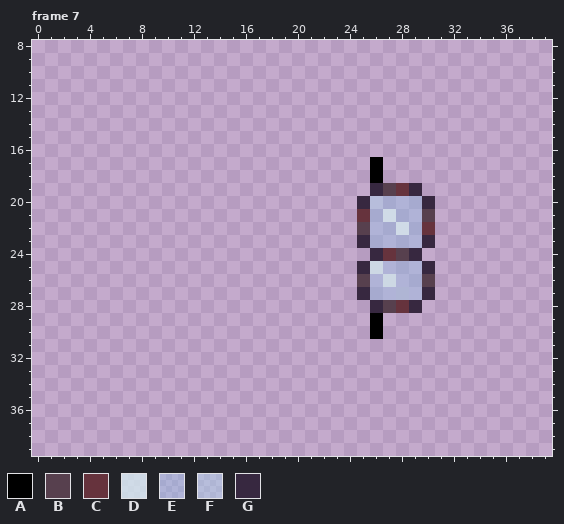
One commit to this pixel-art file: public/assets/graphics/snek-wearables.ase. The picture above was drawn from the file before the commit.
48x48 pixels, 23 frames. Colours within 5 levels of each other are drawn and written as one. Shown: frame 7: x 0..39, y 8..39. The commit also changed other frames, which this record leaves out.
Palette (. is transparent): A #000000  B #57404e  C #66333d  D #d3e8eeca  E #86c7ee53  F #a6d5ee6f  G #372840
Once edited:
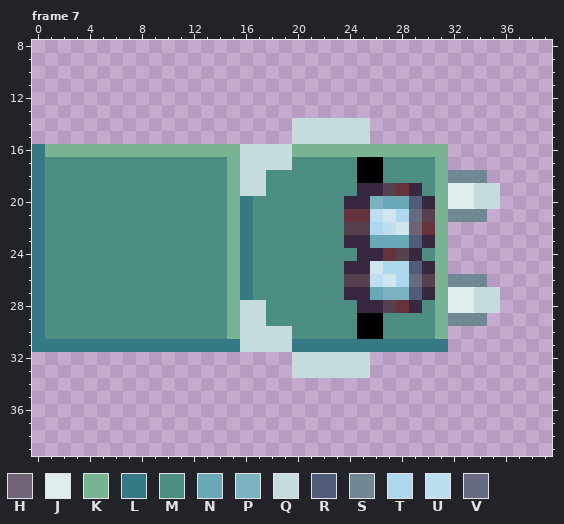
Colours new in this view: H #706376  J #dfeded  K #78b392  L #357985  M #4c8f82  N #68a8b7  P #7bb2c0  Q #c6dbde  R #505b78  S #728794  T #aed8ee  U #bcdeee  V #666b82
Log entry: turn off wearables (for now)
From old to new:
layer "head" now shown
@@ palette @@
-D #d3e8eeca
+D #d0e6ee
--- frame 7, layers "Layer 1", "head"
@@ x 0..39 @@
 13 ........................................
-14 ........................................
-15 ........................................
-16 ........................................
-17 ..........................A.............
-18 ..........................A.............
-19 ..........................GBCG..........
-20 .........................GFEEEG.........
-21 .........................CEDEEB.........
-22 .........................BEEDEC.........
-23 .........................GEEEEG.........
-24 ..........................GCBG..........
-25 .........................GDEEEG.........
-26 .........................BEDEEB.........
-27 .........................GEEFEG.........
-28 ..........................GBCG..........
-29 ..........................A.............
-30 ..........................A.............
-31 ........................................
-32 ........................................
-33 ........................................
+14 ....................QQQQQQ..............
+15 ....................QQQQQQ..............
+16 LKKKKKKKKKKKKKKKQQQQKKKKKKKKKKKK........
+17 LMMMMMMMMMMMMMMKQQQQMMMMMAAMMMMK........
+18 LMMMMMMMMMMMMMMKQQMMMMMMMAAMMMMKSSS.....
+19 LMMMMMMMMMMMMMMKQQMMMMMMMGGBCGMKJJQQ....
+20 LMMMMMMMMMMMMMMKLMMMMMMMGGPNNRGKJJQQ....
+21 LMMMMMMMMMMMMMMKLMMMMMMMCCUDTVBKSSS.....
+22 LMMMMMMMMMMMMMMKLMMMMMMMBBTUDHCK........
+23 LMMMMMMMMMMMMMMKLMMMMMMMGGNNNRGK........
+24 LMMMMMMMMMMMMMMKLMMMMMMMMGGCBGMK........
+25 LMMMMMMMMMMMMMMKLMMMMMMMGGDTTRGK........
+26 LMMMMMMMMMMMMMMKLMMMMMMMBBUDTVBKSSS.....
+27 LMMMMMMMMMMMMMMKLMMMMMMMGGNPPRGKJJQQ....
+28 LMMMMMMMMMMMMMMKQQMMMMMMMGGBCGMKJJQQ....
+29 LMMMMMMMMMMMMMMKQQMMMMMMMAAMMMMKSSS.....
+30 LMMMMMMMMMMMMMMKQQQQMMMMMAAMMMMK........
+31 LLLLLLLLLLLLLLLLQQQQLLLLLLLLLLLL........
+32 ....................QQQQQQ..............
+33 ....................QQQQQQ..............
 34 ........................................
Pixel boxes of the changes (left, top, right, bottom) in both pictures:
changed: (32, 118, 500, 378)
